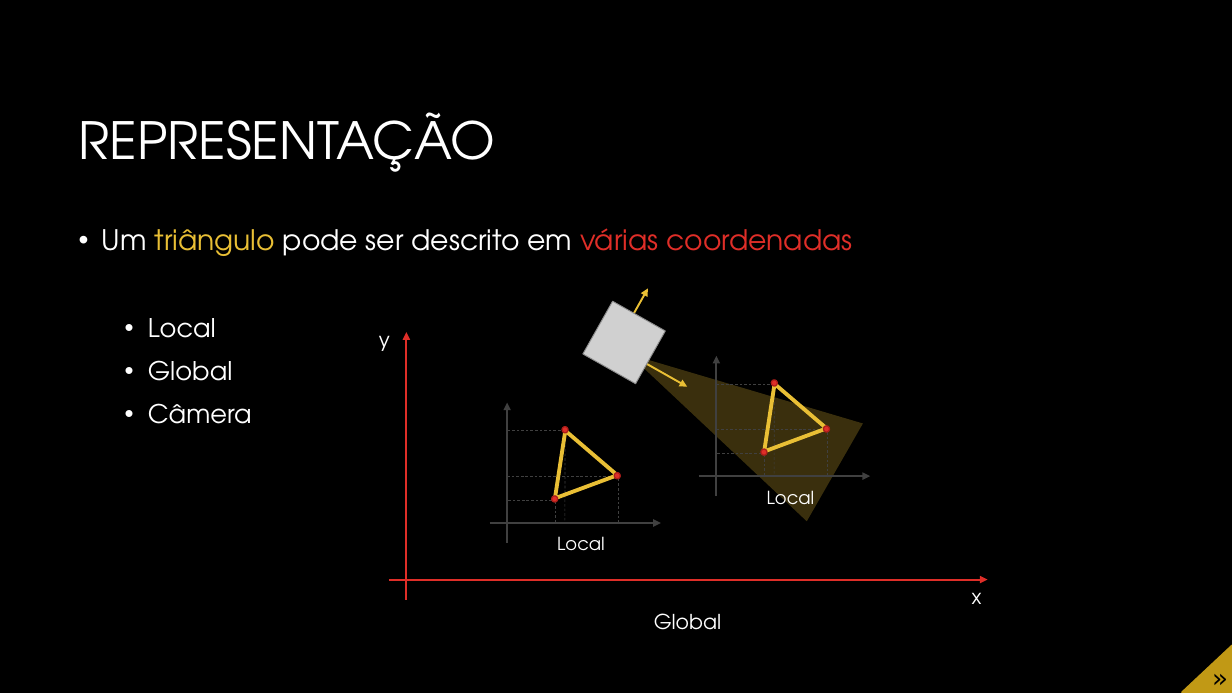
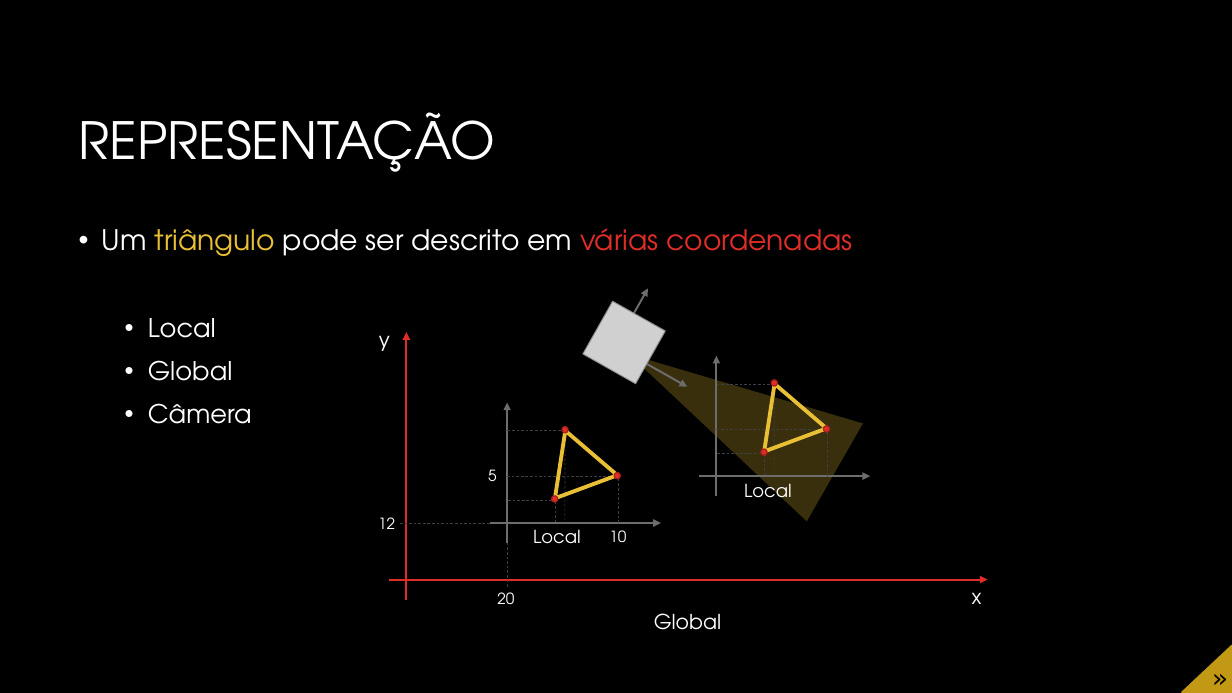
Before and after one commit to JudsonSS/CG, a slide deck: slide 6 of Slides/01. Conceitos Básicos.pptx. Drawn at 1232x693 pixels with LibreOffice and Linux fonts; fonts in the diff are those of the drawing; grey boxes stand for pictures; background and template pictures are left out. Boxes give left, top, right and bottom in pixels: in the first picture for what was removed or moved away, otherwise in the second. Text is boxed around its words. In the diff, an @@ line names an element or a change of style, - is before the commit and + after.

```diff
--- a/Slides/01. Conceitos Básicos.pptx
+++ b/Slides/01. Conceitos Básicos.pptx
@@ arrow (607, 360) - (648, 288): stroke #E9BF35 1.5 pt to #6D6D6D 1.5 pt @@
@@ arrow (608, 342) - (688, 387): stroke #E9BF35 1.5 pt to #6D6D6D 1.5 pt @@
@@ arrow (716, 496) - (716, 356): stroke #404040 1.5 pt to #6D6D6D 1.5 pt @@
@@ arrow (507, 543) - (507, 403): stroke #404040 1.5 pt to #6D6D6D 1.5 pt @@
@@ text added at [488, 469, 497, 481], 12 pt, text #FFFFFF @@
+5
@@ arrow (699, 476) - (871, 476): stroke #404040 1.5 pt to #6D6D6D 1.5 pt @@
@@ text "Local": place and size @@
-text "Local" at [767, 486, 815, 513]
+text "Local" at [744, 479, 792, 506]
@@ text added at [378, 517, 395, 529], 12 pt, text #FFFFFF @@
+12
@@ line added from (490, 523) to (399, 523), #404040 0.5 pt dashed @@
@@ arrow (490, 523) - (661, 523): stroke #404040 1.5 pt to #6D6D6D 1.5 pt @@
@@ text "Local": place and size @@
-text "Local" at [557, 536, 605, 551]
+text "Local" at [533, 529, 581, 544]
@@ text added at [609, 530, 626, 542], 12 pt, text #FFFFFF @@
+10
@@ line added from (507, 543) to (507, 588), #404040 0.5 pt dashed @@
@@ text added at [497, 592, 514, 604], 12 pt, text #FFFFFF @@
+20
```
Also in this commit, not shown: 15 other slides changed, 3 slides added, 9 other files.
